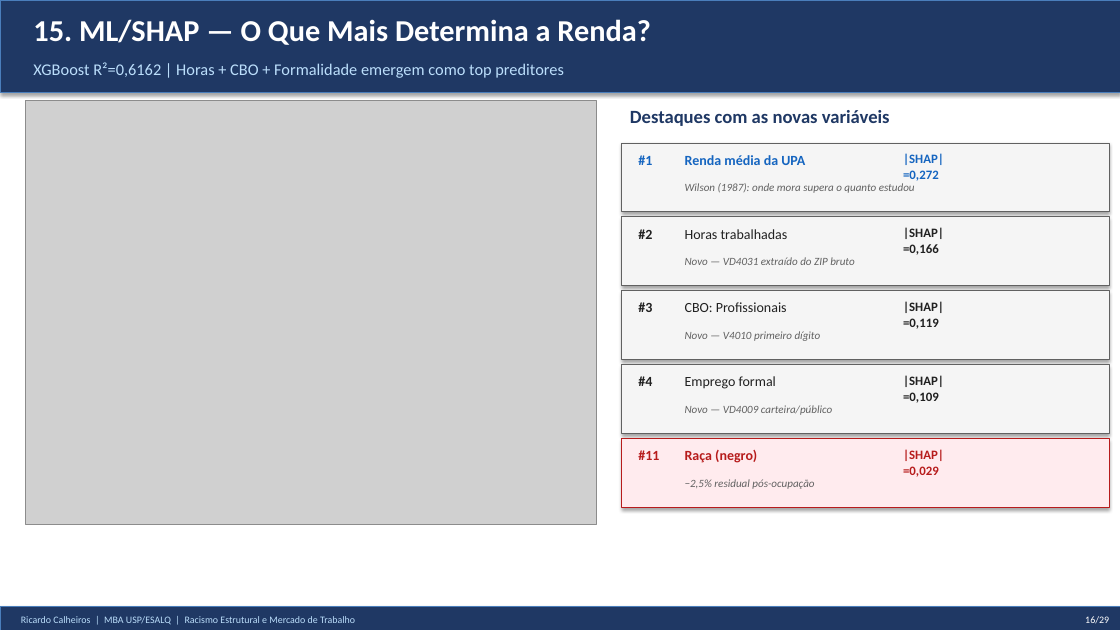
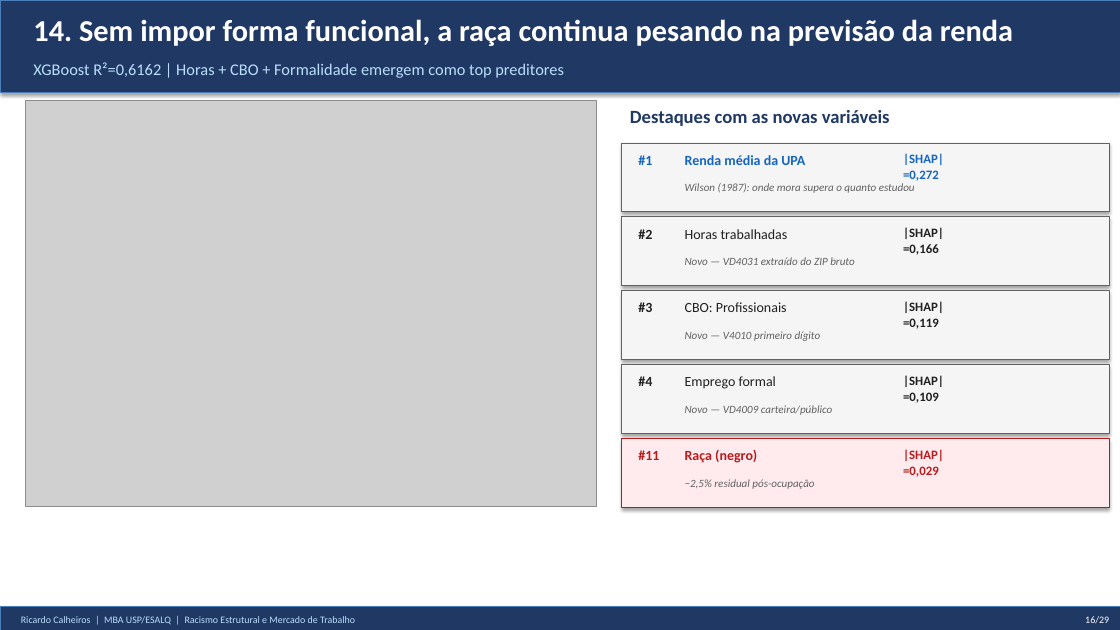
Before and after one commit to rickinrj-ux/ProjetoRacismoPNAD, a slide deck: slide 15 of entregaveis/apresentacao_tcc.pptx. Drawn at 1120x630 pixels with LibreOffice and Linux fonts; fonts in the diff are those of the drawing; grey boxes stand for pictures. Boxes give left, top, right and bottom in pixels: in the first picture for what was removed or moved away, otherwise in the second. Text is boxed around its words. In the diff, an @@ line names an element or a change of style, - is before the commit and + after.

```diff
--- a/entregaveis/apresentacao_tcc.pptx
+++ b/entregaveis/apresentacao_tcc.pptx
@@ text at <box>33,19,1013,46</box>: text changed @@
-15. ML/SHAP — O Que Mais Determina a Renda?
+14. Sem impor forma funcional, a raça continua pesando na previsão da renda
@@ picture: place and size @@
-picture at <box>25,101,597,524</box>
+picture at <box>25,101,597,507</box>
```
Also in this commit, not shown: 18 other slides changed, 15 other files.
